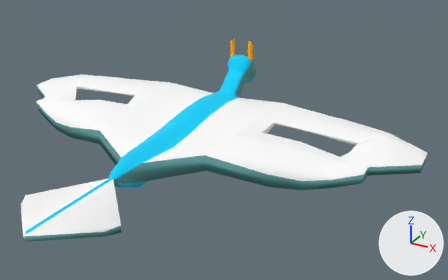
An edit to the OBJ model Assets/Resources/Models/ModelsSelf/Ally/ally.obj, drawn before and after from the same camera.
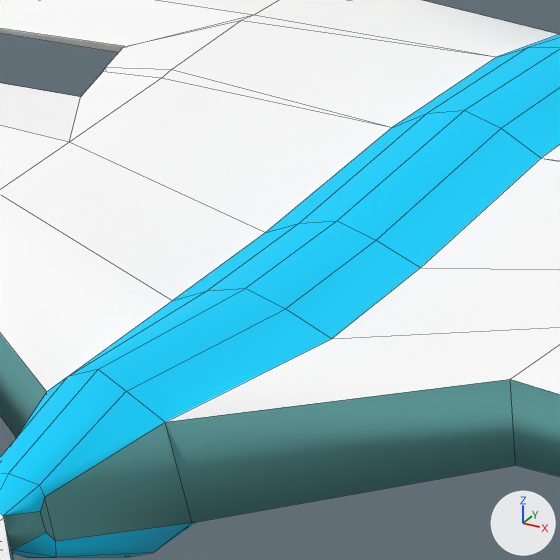
There are two pictures of each version: one whole from a 50 mm camera at (2.8, -4.56, 2.19) aimed at (0.49, -0.35, 0.09), one close up on the part from 25% to 48% of the width and 31% to 67% of the height. Every picture has the same lights, and +X, +Y and +Z are marked at lower right. The close-ups show mesh edges as thin lines. Where no turn or scale is listed for an object, it has been applied to the vertices.

Script lines for the objects in view, before the commit:
```python
me_ally = bpy.data.meshes.new('ally')
me_ally.from_pydata(...)  # 408 vertices, 421 faces; spans x -2.04..2.04, y -2.17..1.04, z -0.2..0.61
# faces by material slot: [76, 2, 169, 164, 10]
me_ally.materials.append(mat_lambert5sg)  # cyan #5d9b9b
me_ally.materials.append(mat_lambert6sg)  # grey #bcbcbc
me_ally.materials.append(mat_initialshadinggroup)  # cyan #00d3ff
me_ally.materials.append(mat_lambert2sg)  # white #ffffff
me_ally.materials.append(mat_lambert3sg)  # orange #ffac00
# before: 11 (0.1, -0.99, 0.06) at pixel (165, 422), 245 (0.15, -0.62, 0.05) at pixel (331, 338)
ob_ally = bpy.data.objects.new('ally', me_ally)
ob_ally.location = (0.0, 0.0, 0.0)
```
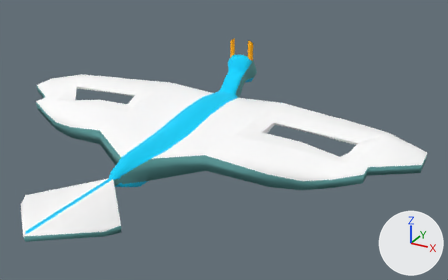
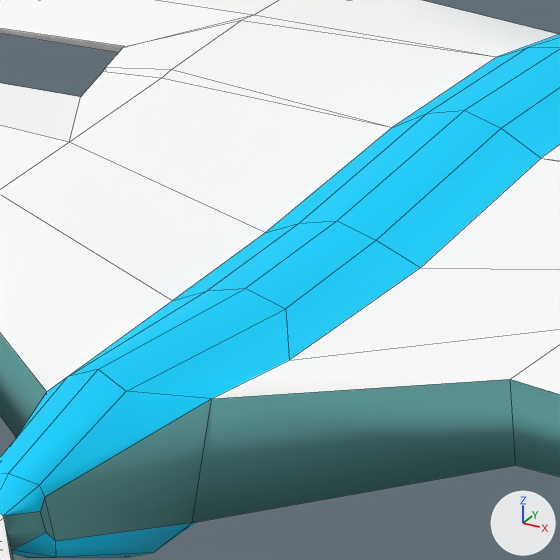
The change in detail:
me_ally has 408 vertices, 421 faces and spans x -2.04..2.04, y -2.17..1.04, z -0.2..0.61.
me_ally is used by ob_ally; location (0.0, 0.0, 0.0).
Verts and faces of me_ally; kept vertices keep their numbers, new ones are numbered from 408.
Part 1, on me_ally:
Vertex 11 moves to (0.12, -0.89, 0.05), pixel (211, 398).
Vertex 245 moves to (0.14, -0.72, 0.05), pixel (289, 360).

Where the change shows, as pixel boxes (x1, y1, x2, y2) in the close-ups (560 x 560 px; the box of a moved part takes in the faces that stretch with it):
part 1 of me_ally, moved or reshaped: (39, 240, 560, 541) in both
